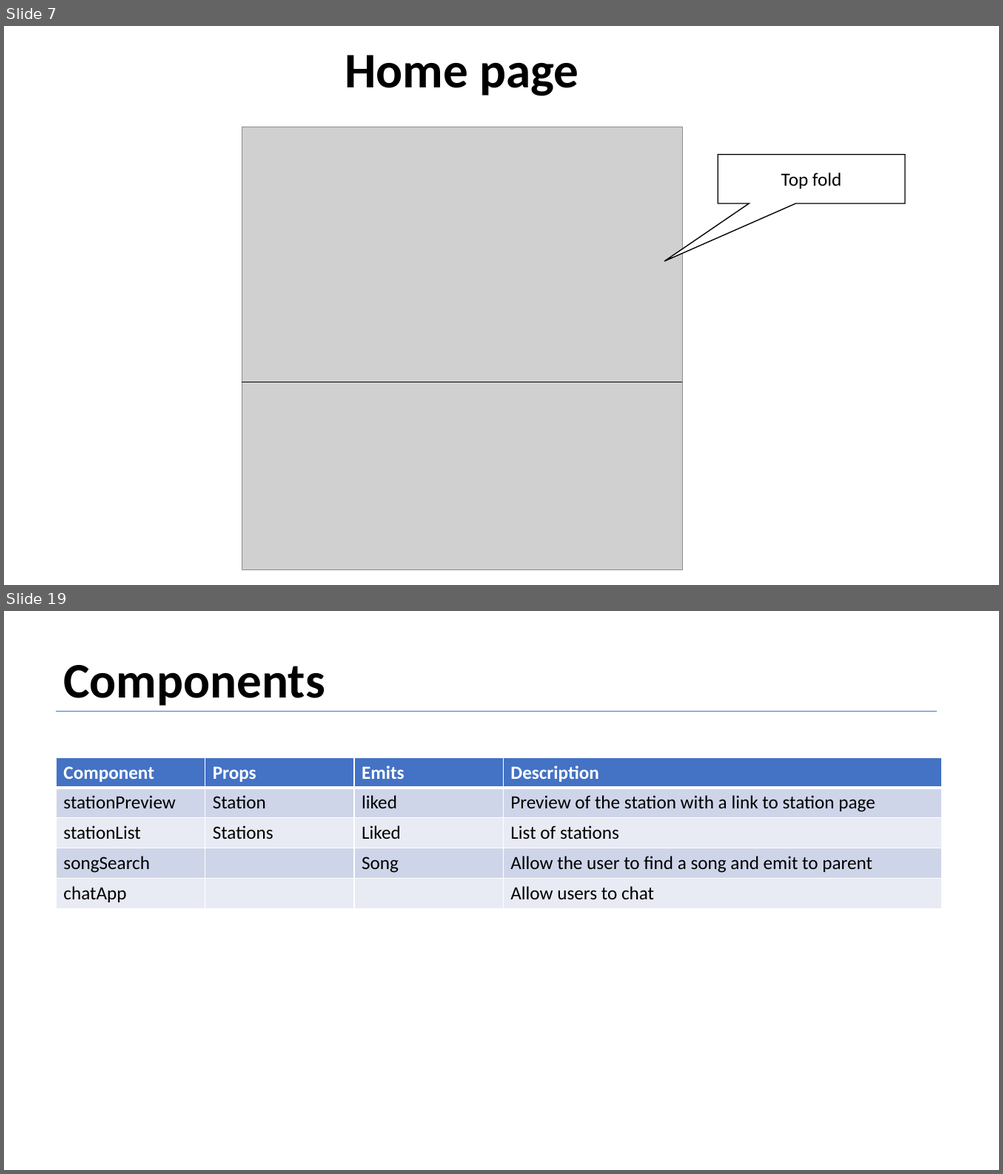
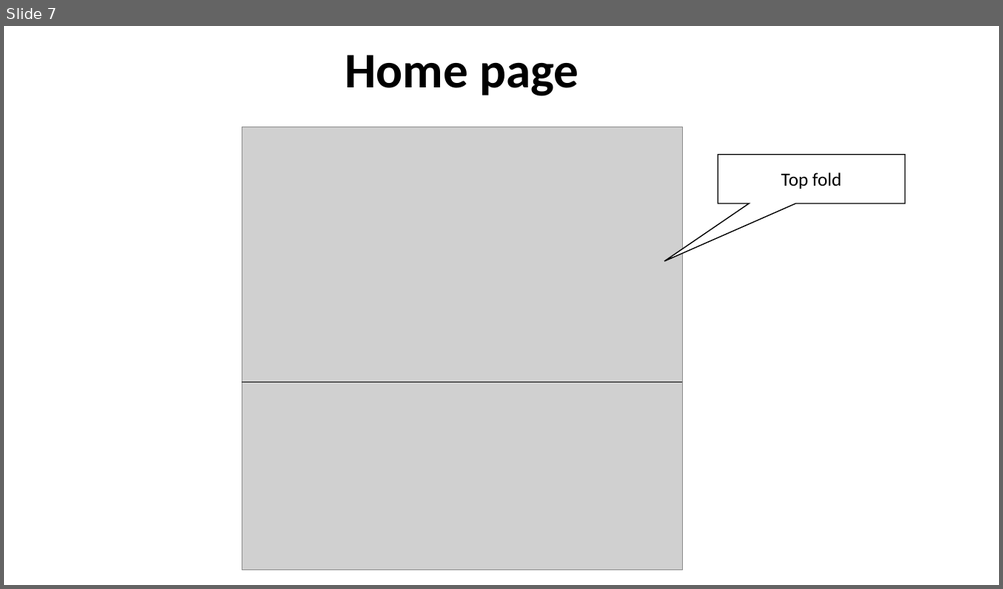
Before and after one commit to EmanuelBenHamo/Fiver-Final-Sprint, a slide deck: Product Definition Document Sample - Vybing - v1.5.pptx. Shown one above the other, each under a label of ours: slides 7 and 19 before the commit, slide 7 after it; the slides between them are not shown. The pictures are 1003x1174 and 1003x589 pixels, drawn with LibreOffice and Linux fonts; fonts in the diff are those of the drawing; grey boxes stand for pictures. Boxes give left, top, right and bottom in pixels: in the first picture for what was removed or moved away, otherwise in the second. Text is boxed around its words. In the diff, an @@ line names an element or a change of style, - is before the commit and + after.

```diff
--- a/Product Definition Document Sample - Vybing - v1.5.pptx
+++ b/Product Definition Document Sample - Vybing - v1.5.pptx
@@ slide 19 removed at box(4, 611, 999, 1170), background #FFFFFF @@
@@ text removed at box(63, 665, 325, 706) @@
-Components
@@ line removed from (57, 711) to (936, 711) @@
@@ table removed at box(57, 758, 942, 908), 5 rows, 4 columns @@
-Component | Props | Emits | Description
-stationPreview | Station | liked | Preview of the station with a link to station page
-stationList | Stations | Liked | List of stations
-songSearch |  | Song | Allow the user to find a song and emit to parent
-chatApp |  |  | Allow users to chat
```
Also in this commit, not shown: 3 slides changed, 3 slides added, 12 other slides removed.
